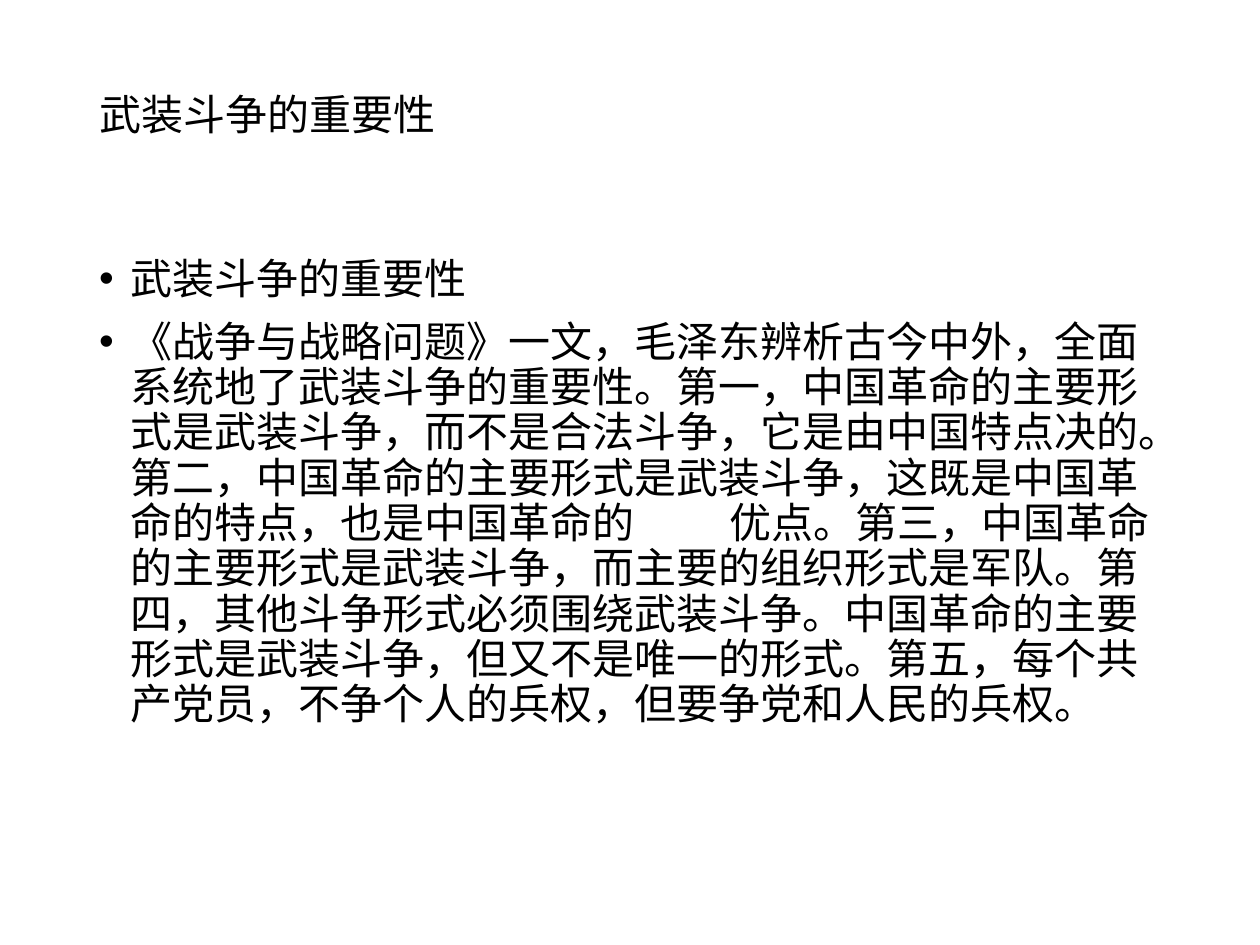
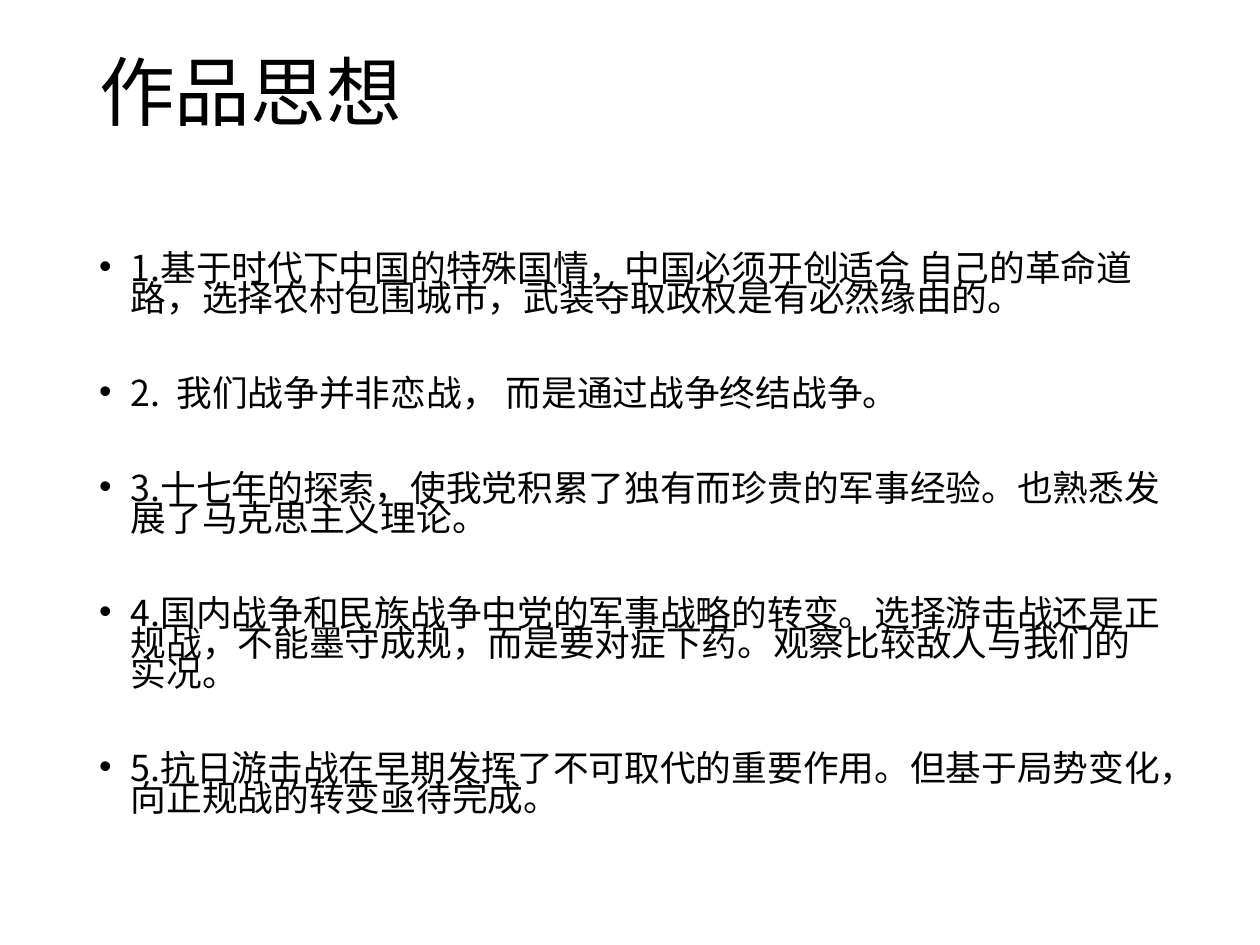
Before and after one commit to 117503445/history-ppt, a slide deck: slide 13 of 近代史张都铭小组-结构.pptx. Drawn at 1260x945 pixels with LibreOffice and Linux fonts; fonts in the diff are those of the drawing. Boxes give left, top, right and bottom in pixels: in the first picture for what was removed or moved away, otherwise in the second. Text is boxed around its words. In the diff, an @@ line names an element or a change of style, - is before the commit and + after.

```diff
--- a/近代史张都铭小组-结构.pptx
+++ b/近代史张都铭小组-结构.pptx
@@ title at [99, 56, 401, 126]: text changed; size 24 to 43.2 pt @@
-武装斗争的重要性
+作品思想
@@ text at [131, 251, 1196, 814]: text changed; size 24 to 20.4 pt @@
-• 武装斗争的重要性
-• 《战争与战略问题》一文，毛泽东辨析古今中外，全面系统地了武装斗争的重要性。第一，中国革命的主要形式是武装斗争，而不是合法斗争，它是由中国特点决的。第二，中国革命的主要形式是武装斗争，这既是中国革命的特点，也是中国革命的 优点。第三，中国革命的主要形式是武装斗争，而主要的组织形式是军队。第四，其他斗争形式必须围绕武装斗争。中国革命的主要形式是武装斗争，但又不是唯一的形式。第五，每个共产党员，不争个人的兵权，但要争党和人民的兵权。
+• 1.基于时代下中国的特殊国情，中国必须开创适合 自己的革命道路，选择农村包围城市，武装夺取政权是有必然缘由的。
+• 2. 我们战争并非恋战， 而是通过战争终结战争。
+• 3.十七年的探索，使我党积累了独有而珍贵的军事经验。也熟悉发展了马克思主义理论。
+• 4.国内战争和民族战争中党的军事战略的转变。选择游击战还是正规战，不能墨守成规，而是要对症下药。观察比较敌人与我们的实况。
+• 5.抗日游击战在早期发挥了不可取代的重要作用。但基于局势变化，向正规战的转变亟待完成。
```
Also in this commit, not shown: 18 other slides changed, 7 other files.
